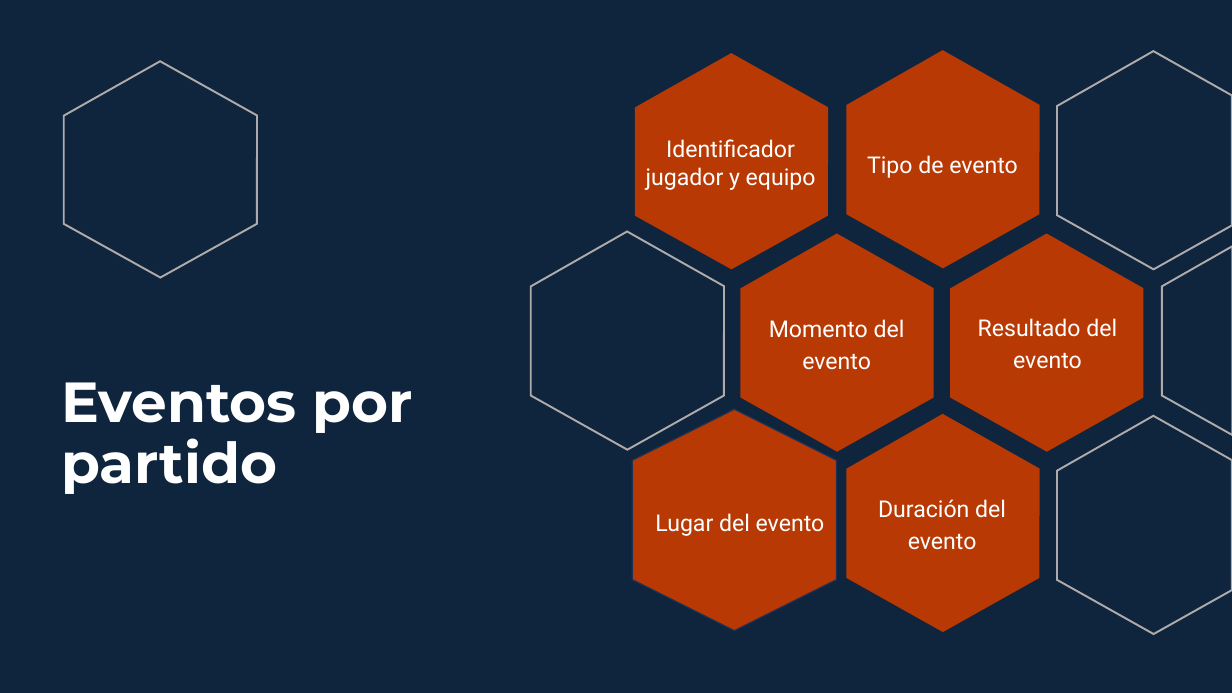
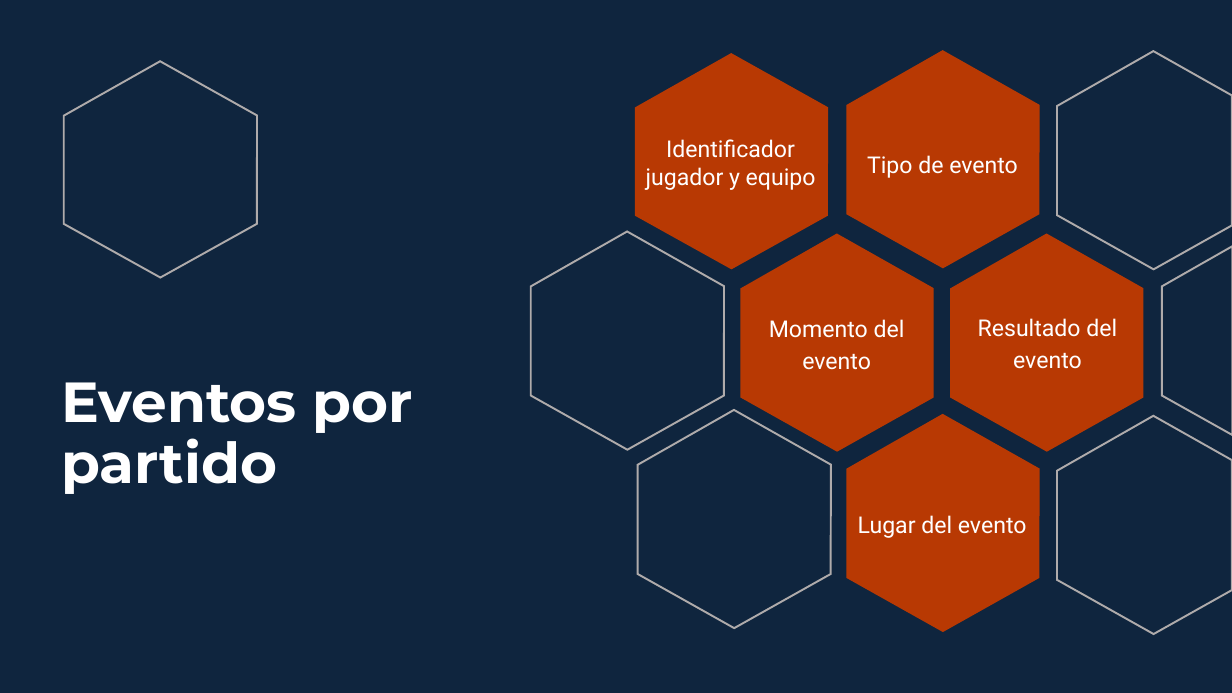
Before and after one commit to MarcosTardy/Sports_analytics_project_2, a slide deck: slide 4 of Analisis_eventos.pptx. Drawn at 1232x693 pixels with LibreOffice and Linux fonts; fonts in the diff are those of the drawing. Boxes give left, top, right and bottom in pixels: in the first picture for what was removed or moved away, otherwise in the second. Text is boxed around its words. In the diff, an @@ line names an element or a change of style, - is before the commit and + after.

```diff
--- a/Analisis_eventos.pptx
+++ b/Analisis_eventos.pptx
@@ hexagon removed at (633,409,837,631) @@
@@ text removed at (655,513,825,536) @@
-Lugar del evento
@@ text at (858,515,1027,538): text changed @@
-Duración del evento
+Lugar del evento
```
Also in this commit, not shown: 3 other slides changed.
